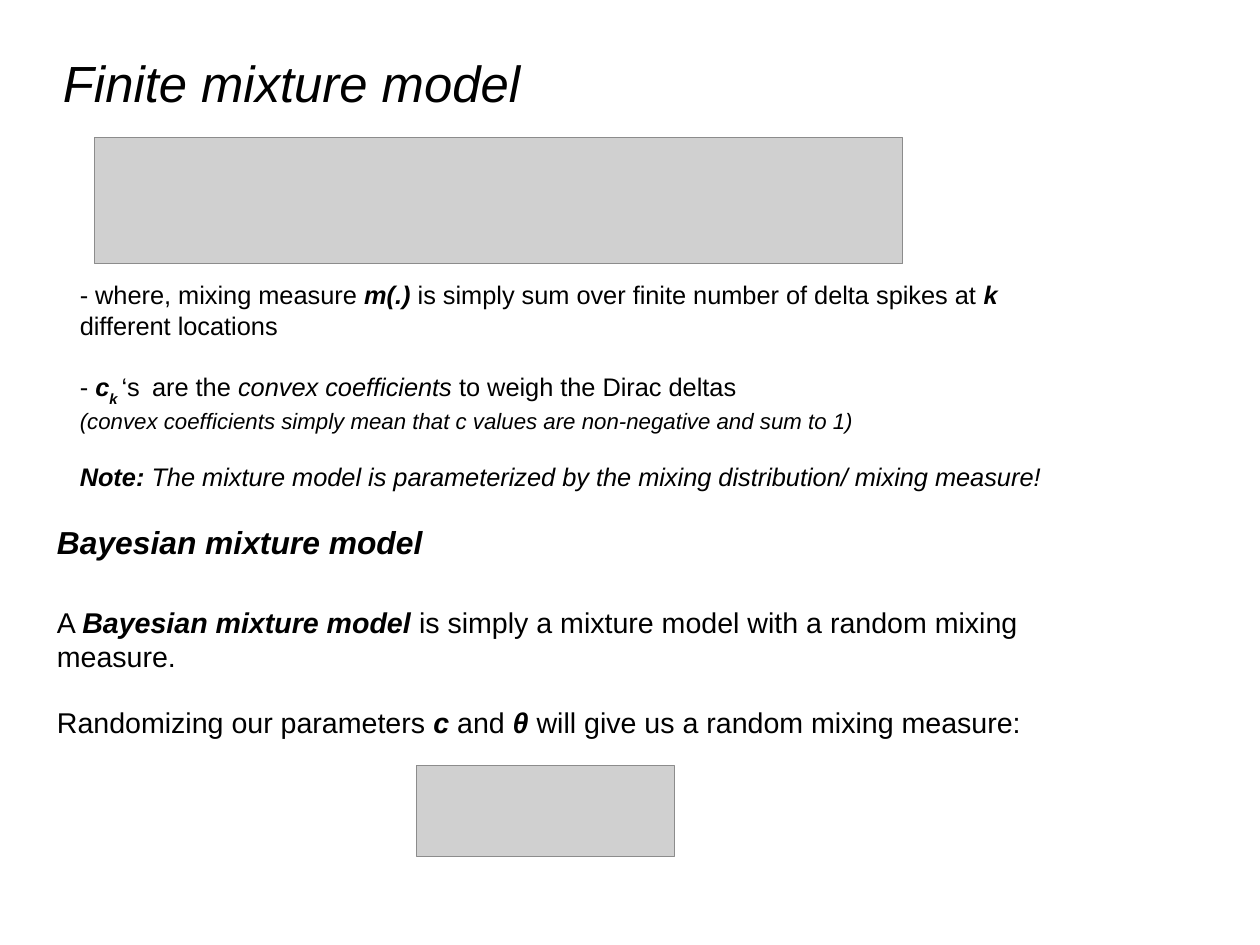
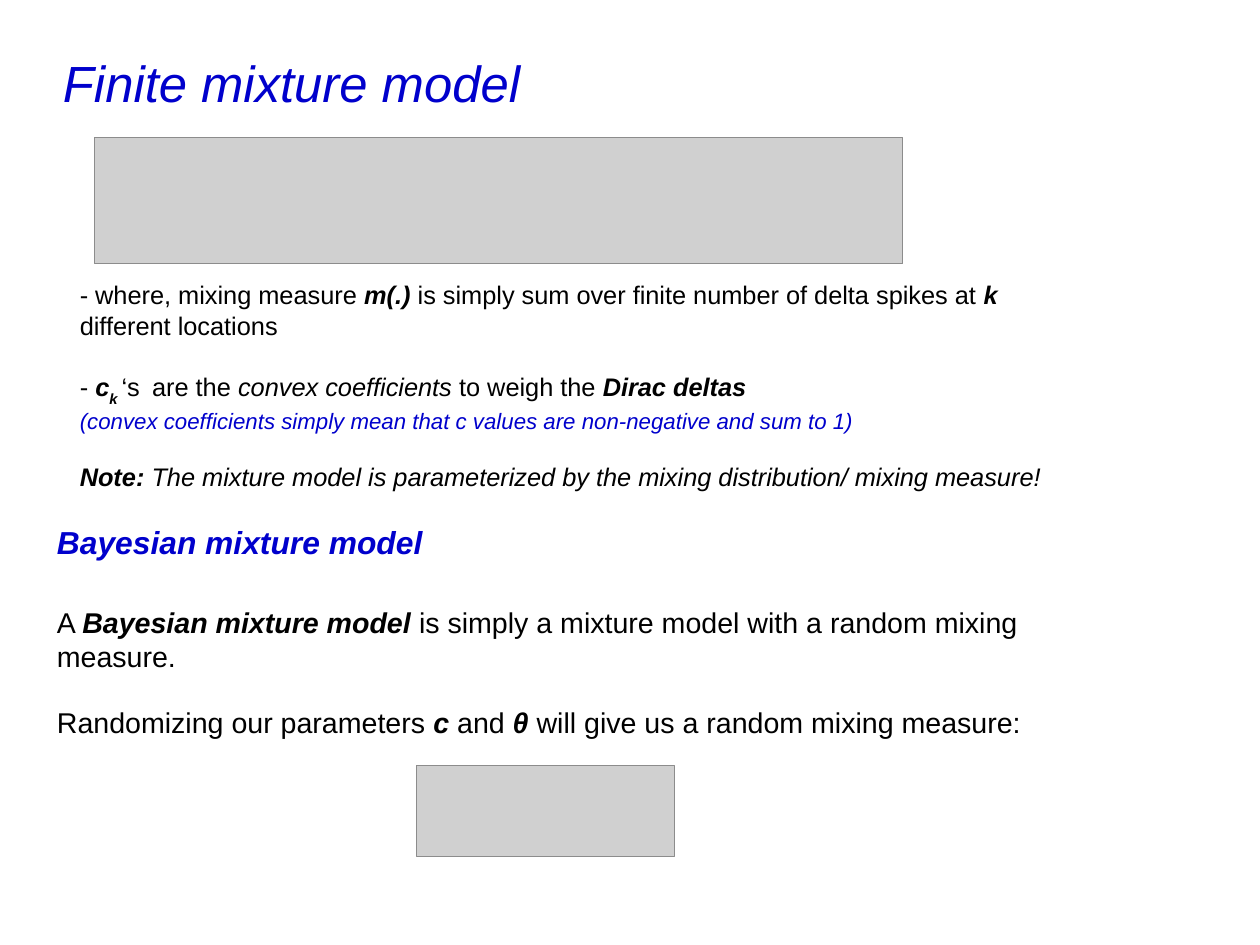
Before and after one commit to afcarl/Dirichlet_Processes, a slide deck: slide 9 of version_2.odp. Drawn at 1260x945 pixels with LibreOffice and Linux fonts; fonts in the diff are those of the drawing; grey boxes stand for pictures. Boxes give left, top, right and bottom in pixels: in the first picture for what was removed or moved away, otherwise in the second. Text is boxed around its words. In the diff, an @@ line names an element or a change of style, - is before the commit and + after.

Commit message:
changed some formatting

```diff
--- a/version_2.odp
+++ b/version_2.odp
@@ title "Finite mixture model" at [63,65,520,103]: text colour #000000 to #0000CC @@
@@ text at [80,377,853,434]: bold on, italic on in "Dirac deltas"; text colour #000000 to #0000CC in "(convex coefficients simply mean that c values ..." @@
@@ text "Bayesian mixture model" at [57,531,423,560]: text colour #000000 to #0000CC @@
```
Also in this commit, not shown: 12 other slides changed.
